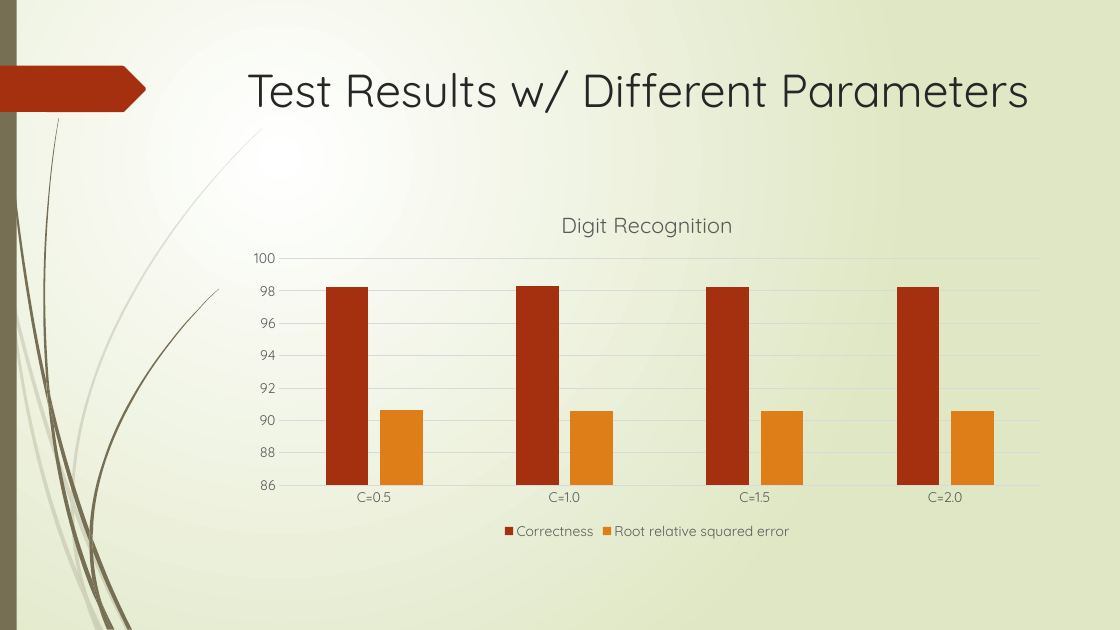
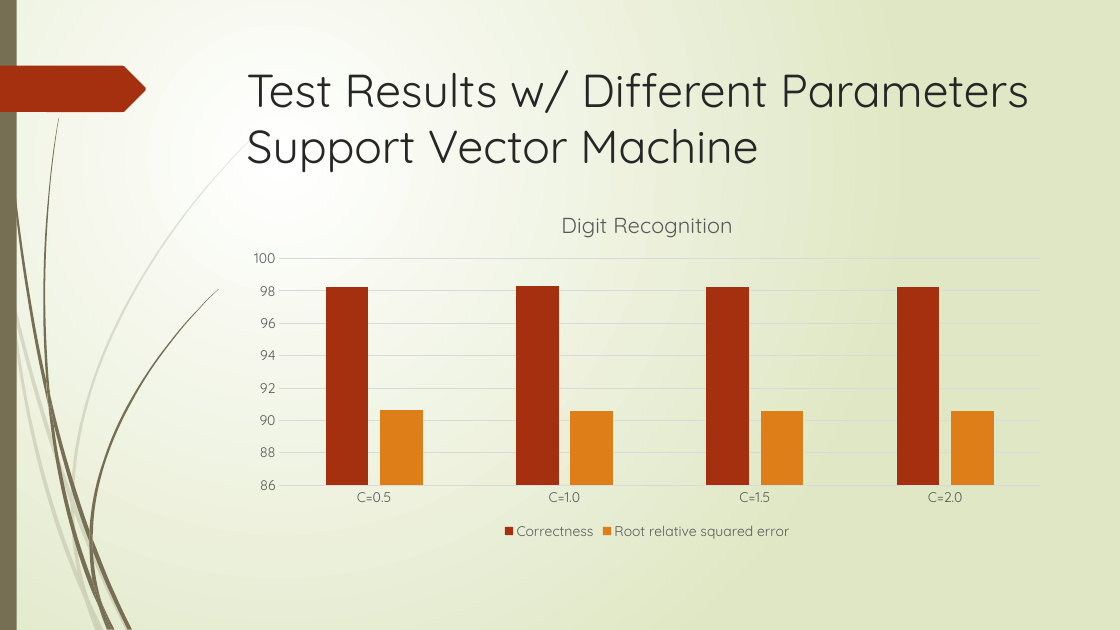
Before and after one commit to XiaokuanOSU/AI2report, a slide deck: slide 21 of PPTGroup10.pptx. Drawn at 1120x630 pixels with LibreOffice and Linux fonts; fonts in the diff are those of the drawing. Boxes give left, top, right and bottom in pixels: in the first picture for what was removed or moved away, otherwise in the second. Text is boxed around its words. In the diff, an @@ line names an element or a change of style, - is before the commit and + after.

```diff
--- a/PPTGroup10.pptx
+++ b/PPTGroup10.pptx
@@ title at [247, 70, 1029, 173]: text changed @@
-Test Results w/ Different Parameters
+Test Results w/ Different Parameters
+Support Vector Machine
```
Also in this commit, not shown: 7 other slides changed, 1 slide added.
